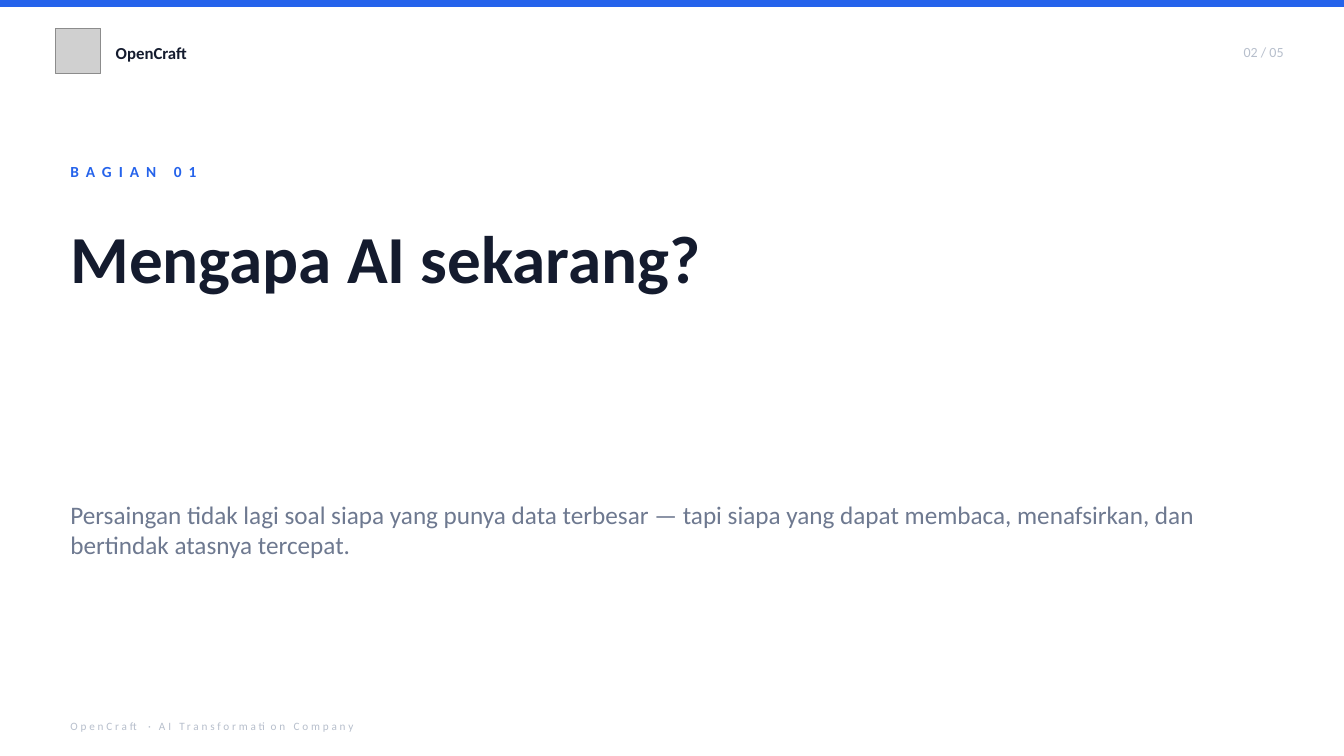
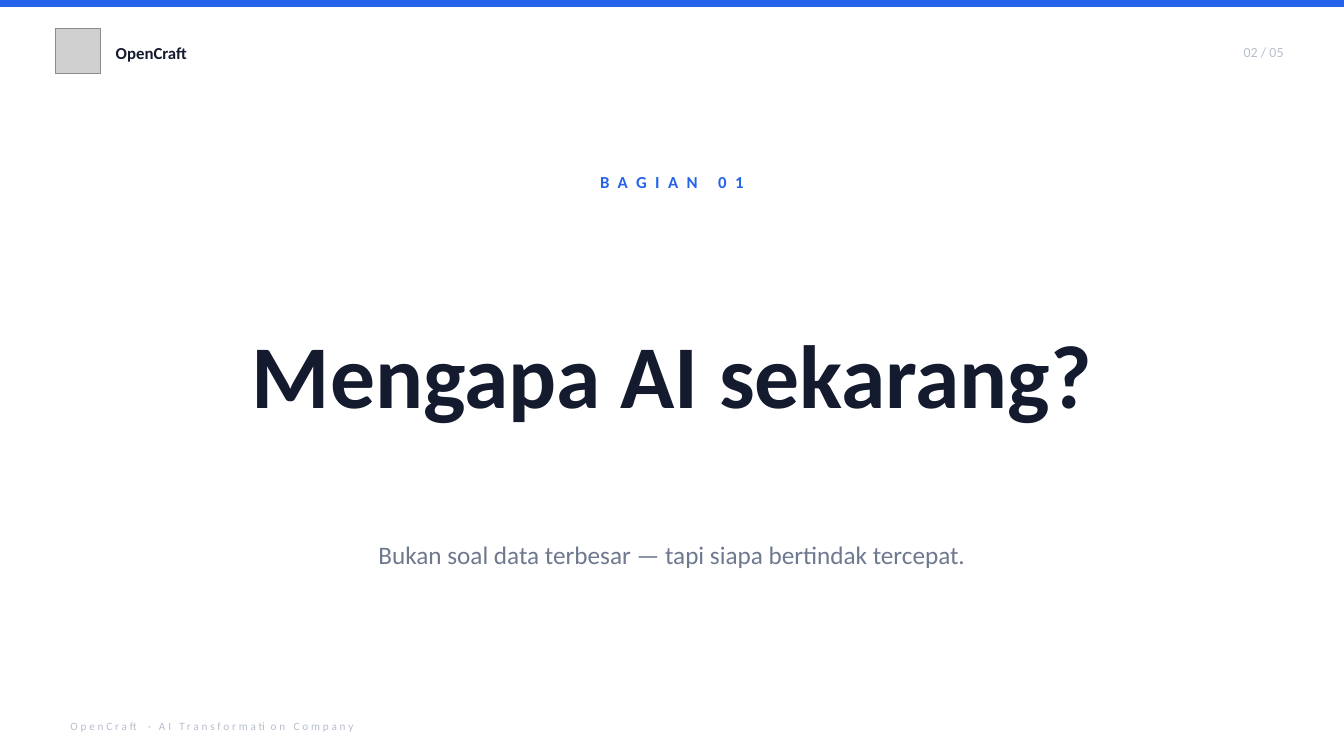
Before and after one commit to opencraftdev/document-agent, a slide deck: slide 2 of documents/deck/sample_draft.pptx. Drawn at 1344x756 pixels with LibreOffice and Linux fonts; fonts in the diff are those of the drawing; grey boxes stand for pictures. Boxes give left, top, right and bottom in pixels: in the first picture for what was removed or moved away, otherwise in the second. Text is boxed around its words. In the diff, an @@ line names an element or a change of style, - is before the commit and + after.

Commit message:
Lock billboard-scale typography across deck workflow
Every deck slide must now emphasize big readable type with minimal text.
Rules apply identically in draft (pptxgenjs) and polished (gpt-image-2) modes.

Word budgets (enforced by the agent when authoring slide JSON):
- headline / title         ≤ 7 words
- subhead / lead / subtitle ≤ 14 words, one line
- pillar.title             1–3 words
- pillar.body              ≤ 10 words
- bullet                   ≤ 8 words, max 4 per slide
- stat.label               ≤ 4 words; stat.caption ≤ 7 words
- phase.title              1–3 words

CLAUDE.md
- New "Typography & content rules" section with the budgets above.
- "One idea per slide" + "show, don't tell" principles documented.

scripts/polish-deck.py
- STYLE_BLOCK adds "TYPOGRAPHY — billboard-scale, minimal text, locked":
  headlines 60–80pt visual weight, NO paragraphs, NO text beyond the
  supplied TEXT TO RENDER strings.
- Every per-kind builder (section / pillars / feature / stats / chart /
  roadmap) now spells out billboard-scale typography in its LAYOUT block
  and enforces the per-field word budgets.

templates/deck.ts (draft typography bumps)
- section: headline 48→64pt, centered
- pillars: title 30→44pt, num 22→32pt, pillar title 16→20pt, centered
- feature: title 32→44pt, lead 16→17pt italic centered, bullets 14→16pt
- stats: title 30→44pt, stat value 30→44pt, label 14→16pt
- chart: title 30→40pt, subtitle 14→16pt centered
- roadmap: title 30→40pt centered

samples/deck_sample.json
- Subhead trimmed to ≤14 words, pillar bodies cut to ≤6 words each,
  subtitle shortened — demonstrates the new minimal-text philosophy.

Re-rendered draft + polished samples reflect the new rules.

```diff
--- a/documents/deck/sample_draft.pptx
+++ b/documents/deck/sample_draft.pptx
@@ text "BAGIAN 01": place and size @@
-text "BAGIAN 01" at bbox=[60, 151, 1284, 192]
+text "BAGIAN 01" at bbox=[60, 161, 1284, 202]
@@ text "BAGIAN 01" at bbox=[60, 161, 1284, 202]: size 11 to 12 pt, letter spacing 5 to 6 pt; alignment left to centre @@
@@ text "Mengapa AI sekarang?": place and size @@
-text "Mengapa AI sekarang?" at bbox=[70, 236, 701, 295]
+text "Mengapa AI sekarang?" at bbox=[252, 345, 1092, 424]
@@ text "Mengapa AI sekarang?" at bbox=[252, 345, 1092, 424]: size 48 to 64 pt; alignment left to centre; vertical alignment top to middle @@
@@ text at bbox=[378, 546, 965, 568]: text changed @@
-Persaingan tidak lagi soal siapa yang punya data terbesar — tapi siapa yang dapat membaca, menafsirkan, dan bertindak atasnya tercepat.
+Bukan soal data terbesar — tapi siapa bertindak tercepat.
```
Also in this commit, not shown: 4 other slides changed, 6 other files.
